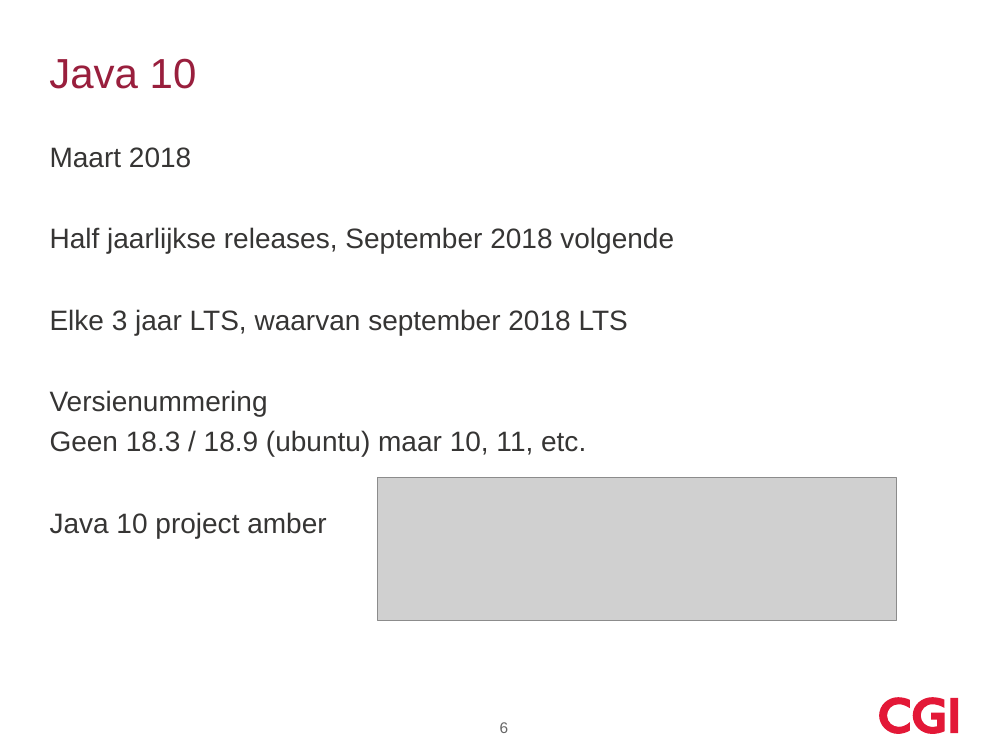
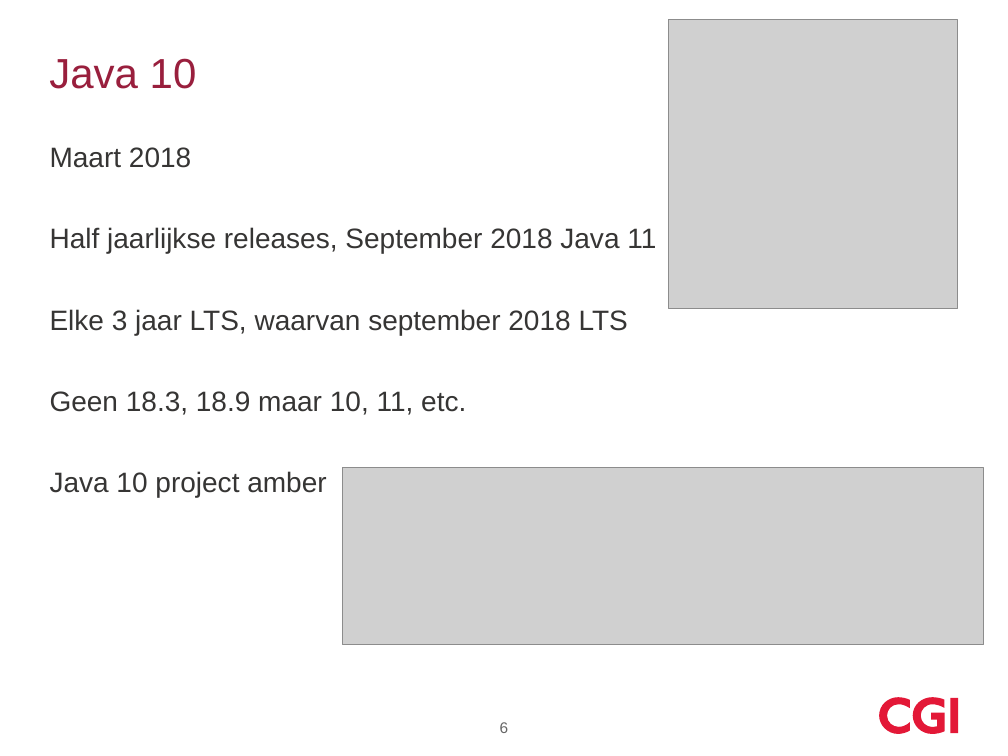
Before and after one commit to koosdrost/GeneralDir, a slide deck: slide 6 of devoxx_2017.pptx. Drawn at 1008x756 pixels with LibreOffice and Linux fonts; fonts in the diff are those of the drawing; grey boxes stand for pictures; background and template pictures are left out. Boxes give left, top, right and bottom in pixels: in the first picture for what was removed or moved away, otherwise in the second. Text is boxed around its words. In the diff, an @@ line names an element or a change of style, - is before the commit and + after.

```diff
--- a/devoxx_2017.pptx
+++ b/devoxx_2017.pptx
@@ picture added at box(668, 20, 958, 309) @@
@@ text at box(50, 227, 656, 254): text changed @@
-Half jaarlijkse releases, September 2018 volgende
+Half jaarlijkse releases, September 2018 Java 11
@@ text at box(50, 391, 466, 415): text changed @@
-Versienummering
-Geen 18.3 / 18.9 (ubuntu) maar 10, 11, etc.
+Geen 18.3, 18.9 maar 10, 11, etc.
@@ picture: place and size @@
-picture at box(378, 478, 897, 621)
+picture at box(343, 468, 984, 644)
```
Also in this commit, not shown: 4 other slides changed, 1 slide added, 2 slides removed.
